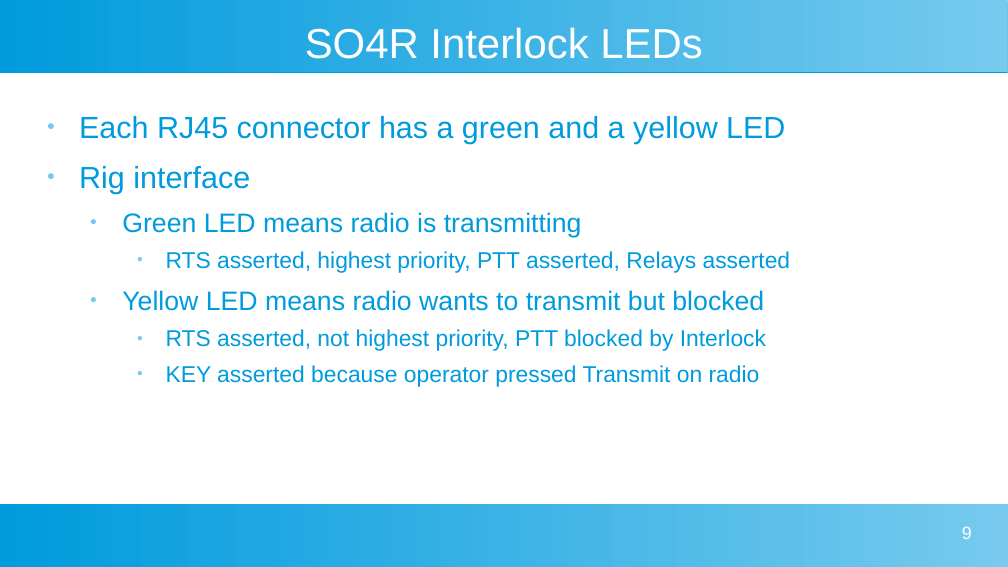
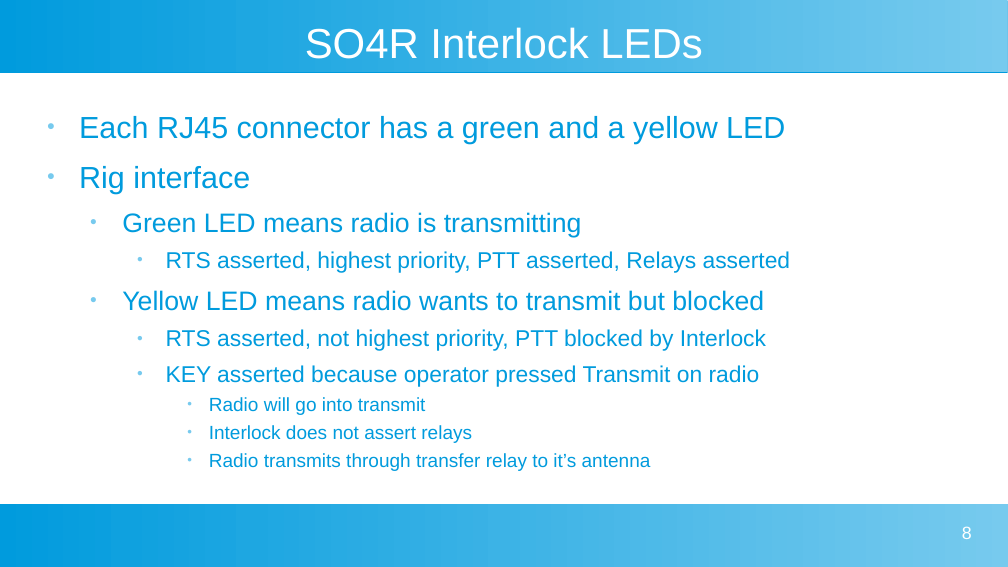
Before and after one commit to wa1hco/SO4R_Interlock, a slide deck: slide 8 of SO4R_Interlock.odp (slide 9 before the commit). Drawn at 1008x567 pixels with LibreOffice and Linux fonts; fonts in the diff are those of the drawing. Boxes give left, top, right and bottom in pixels: in the first picture for what was removed or moved away, otherwise in the second. Text is boxed around its words. In the diff, an @@ line names an element or a change of style, - is before the commit and + after.

```diff
--- a/SO4R_Interlock.odp
+++ b/SO4R_Interlock.odp
@@ text at [209, 397, 651, 471]: paragraphs added @@
+      ● Radio will go into transmit
+      ● Interlock does not assert relays
+      ● Radio transmits through transfer relay to it’s antenna
@@ page number at [962, 526, 972, 539]: text changed @@
-9
+8
```
Also in this commit, not shown: 7 other slides changed, 1 slide added, 1 slide removed, 2 other files.
